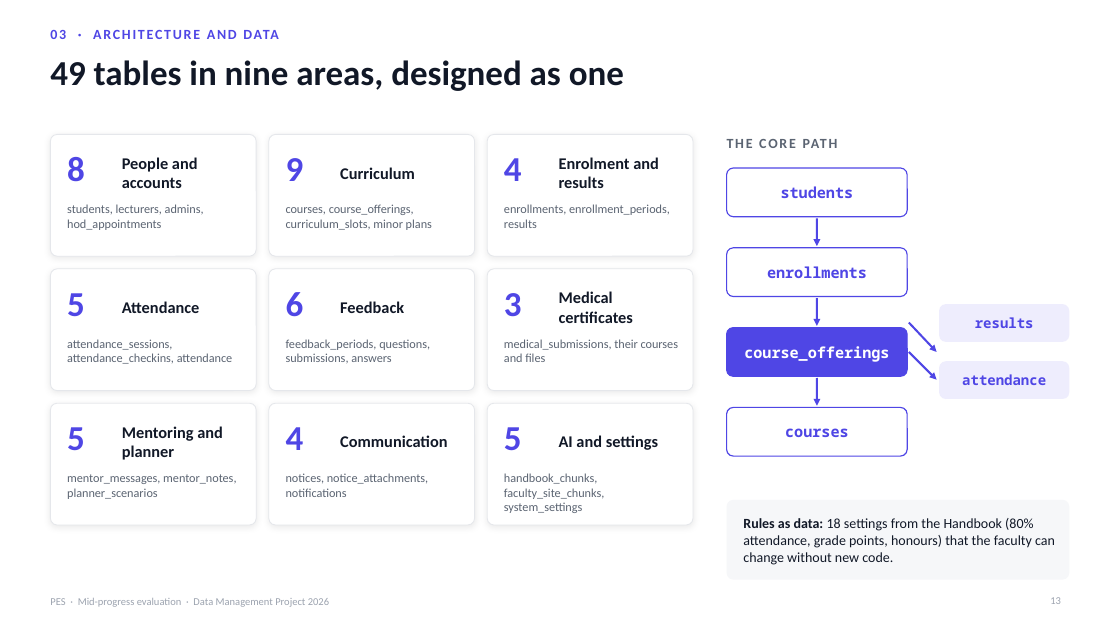
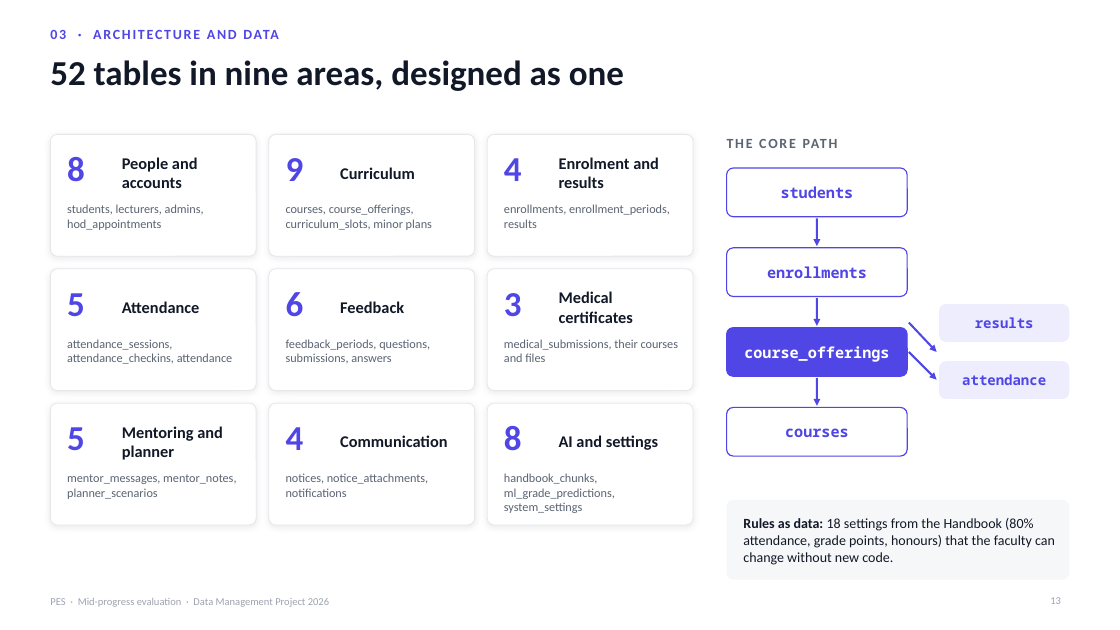
Before and after one commit to Senadheera-eng/Performance-Evaluation-System, a slide deck: slide 13 of presentations/PES_Mid_Progress_Evaluation.pptx. Drawn at 1120x630 pixels with LibreOffice and Linux fonts; fonts in the diff are those of the drawing. Boxes give left, top, right and bottom in pixels: in the first picture for what was removed or moved away, otherwise in the second. Text is boxed around its words. In the diff, an @@ line names an element or a change of style, - is before the commit and + after.

```diff
--- a/presentations/PES_Mid_Progress_Evaluation.pptx
+++ b/presentations/PES_Mid_Progress_Evaluation.pptx
@@ title at (50,60,624,91): text changed @@
-49 tables in nine areas, designed as one
+52 tables in nine areas, designed as one
@@ text at (504,426,522,451): text changed @@
-5
+8
@@ text at (504,473,615,513): text changed @@
-handbook_chunks, faculty_site_chunks, system_settings
+handbook_chunks, ml_grade_predictions, system_settings
```
Also in this commit, not shown: 7 other slides changed, 3 slides added.
